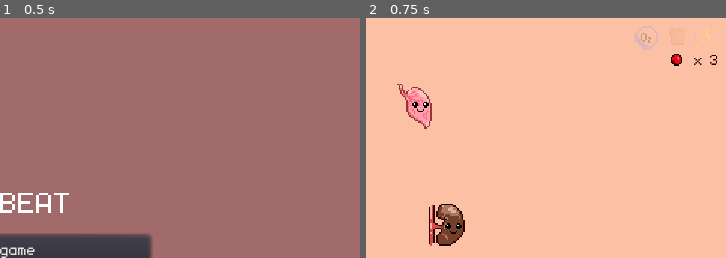
Above: before the commit, frames 1-2 (left to right).
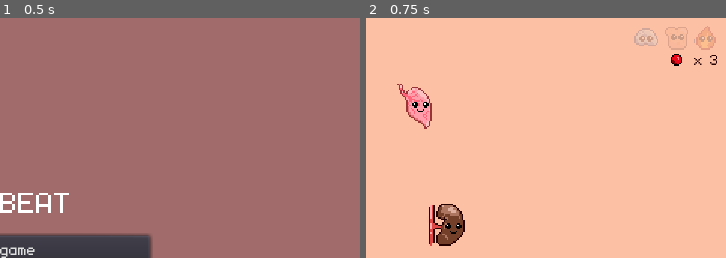
Above: after the commit, the same moments.

Repository: dmitriy-shmilo/arkabeat
Game: Godot game, scene res://screens/title/title.tscn
Two runs of this game, one before a commit and one after it. Both use one fixed random seed, a clock stepped at 60 frames per second and the inputs below. Sound files missing from this copy of the repository are replaced by a short silence.
Inputs:
- Up to frame 1 (0.5 s): no input
- Up to frame 2 (0.75 s): click "new game" at 0.5 s
The pictures show only the part of the screen within x 50-100%, y 0-50%; the shares and areas given below are measured in that part.

Frame 1 is identical in both runs. In frame 2, 0.8% of the frame differs, in the area x 74-98%, y 3-14%.
Error in both runs: Trying to assign value of type 'AnimatedSprite' to a variable of type 'Sprite'. (res://bat/bat.gd:6)

Commit message:
Resource icons update

Diff:
--- a/organ/organ.gd
+++ b/organ/organ.gd
@@ -102,11 +102,11 @@
 func _show_consumed_resource():
 	_consumed_resource_sprite.visible = true
 	_consumed_resource_tween.interpolate_property(_consumed_resource_sprite, \
-	 	"scale", Vector2(1.0, 1.0), Vector2(1.3, 1.3), 0.2, \
+	 	"scale", Vector2(1.0, 1.0), Vector2(1.1, 1.1), 0.1, \
 		Tween.TRANS_CUBIC, Tween.EASE_OUT)
 	_consumed_resource_tween.interpolate_property(_consumed_resource_sprite, \
-	 	"scale", Vector2(1.3, 1.3), Vector2(0.0, 0.0), 0.2, \
-		Tween.TRANS_CUBIC, Tween.EASE_OUT, 0.2)
+	 	"scale", Vector2(1.1, 1.1), Vector2(0.0, 0.0), 0.1, \
+		Tween.TRANS_CUBIC, Tween.EASE_OUT, 0.1)
 	_consumed_resource_tween.start()
 	yield(_consumed_resource_tween, "tween_all_completed")
 	_consumed_resource_sprite.visible = false
--- a/organ/organ.tscn
+++ b/organ/organ.tscn
@@ -161,7 +161,6 @@
 visible = false
 position = Vector2( 12.4017, -18.7491 )
 frames = SubResource( 6 )
-frame = 1
 playing = true
 
 [node name="Audio" type="AudioStreamPlayer" parent="."]
--- a/screens/main/main.tscn
+++ b/screens/main/main.tscn
@@ -245,7 +245,7 @@
 [node name="ColorRect" parent="CanvasLayer/GUI/Settings" index="0"]
 color = Color( 0.2, 0.2, 0.2, 0.764706 )
 
-[node name="BackButton" parent="CanvasLayer/GUI/Settings/VBoxContainer" index="4"]
+[node name="BackButton" parent="CanvasLayer/GUI/Settings/VBoxContainer" index="5"]
 text = "resume"
 
 [node name="Audio" type="AudioStreamPlayer" parent="."]
Binary file changed: art/icons.aseprite
Binary file changed: organ/icons.png
Not shown: 1 places in screens/main/main.tscn that only renumber resources
